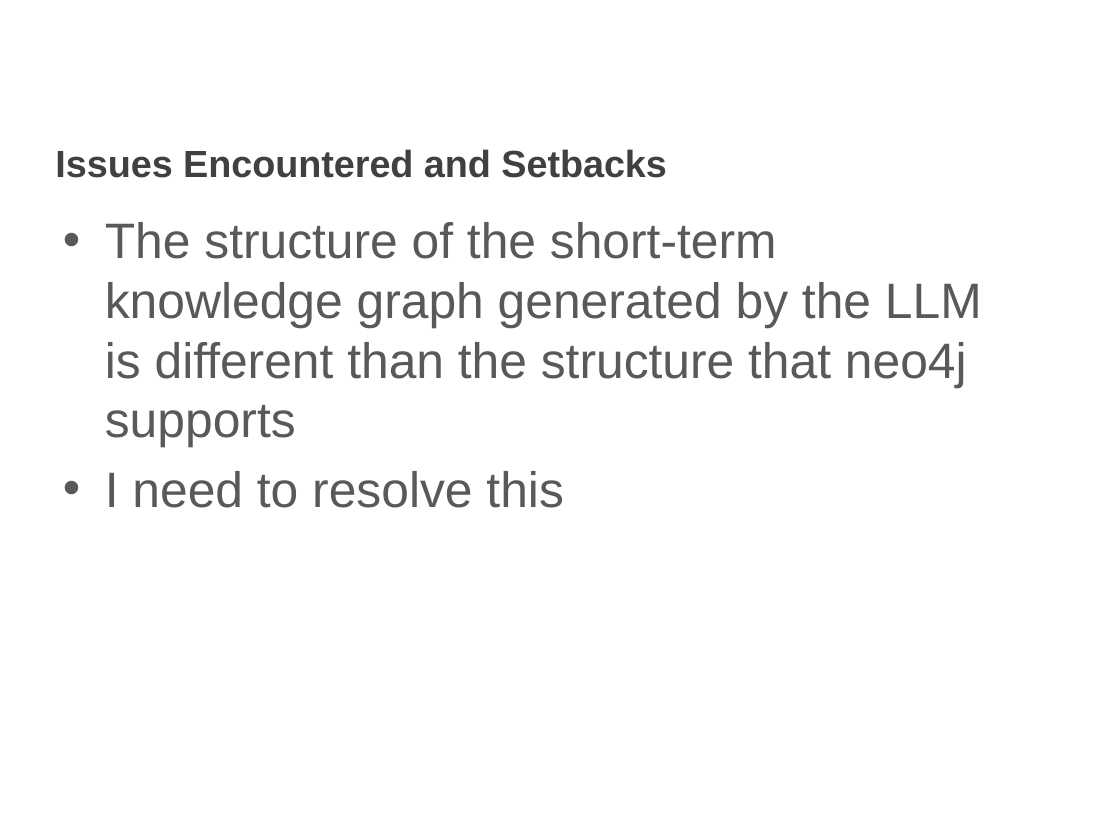
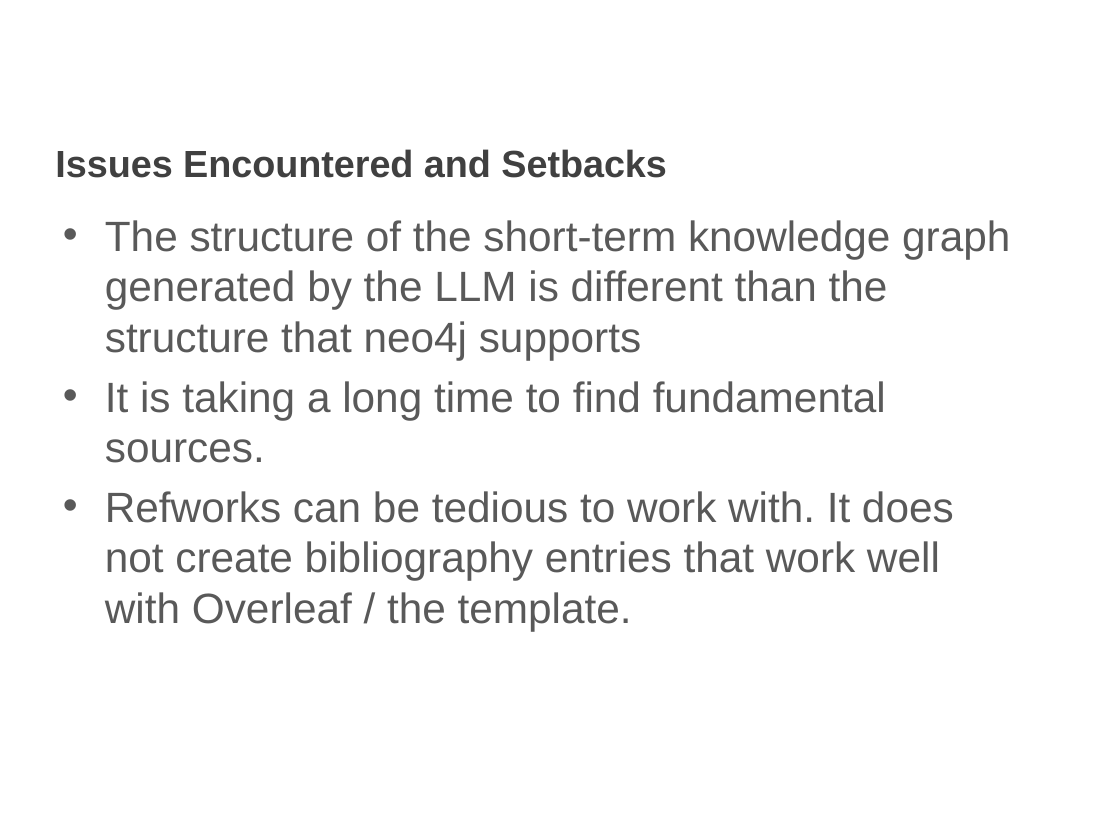
Before and after one commit to OwlSaver/GWU, a slide deck: slide 7 of Praxis/Advisor/Session 10/Wacey_Michael_Advising_Updated_Template_Apr_04_2025.pptx. Drawn at 1120x840 pixels with LibreOffice and Linux fonts; fonts in the diff are those of the drawing; background and template pictures are left out. Boxes give left, top, right and bottom in pixels: in the first picture for what was removed or moved away, otherwise in the second. Text is boxed around its words. In the diff, an @@ line names an element or a change of style, - is before the commit and + after.

```diff
--- a/Praxis/Advisor/Session 10/Wacey_Michael_Advising_Updated_Template_Apr_04_2025.pptx
+++ b/Praxis/Advisor/Session 10/Wacey_Michael_Advising_Updated_Template_Apr_04_2025.pptx
@@ text at bbox=[105, 220, 1010, 360]: size 32 to 27.2 pt in "The structure of the short-term knowledge graph ..." @@
@@ text at bbox=[105, 381, 954, 581]: text changed; size 32 to 27.2 pt @@
-• I need to resolve this
+• It is taking a long time to find fundamental sources.
+• Refworks can be tedious to work with. It does not create bibliography entries that work well with Overleaf / the template.
```
Also in this commit, not shown: 4 other slides changed, 29 other files.
